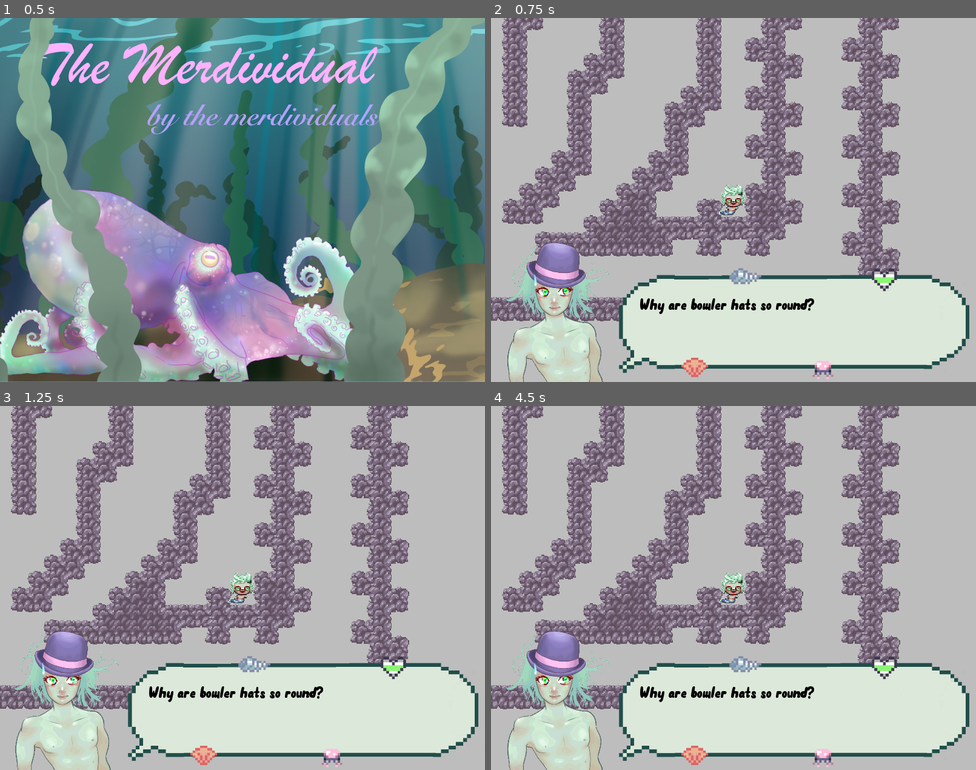
Above: before the commit, frames 1-4 (two rows, left to right).
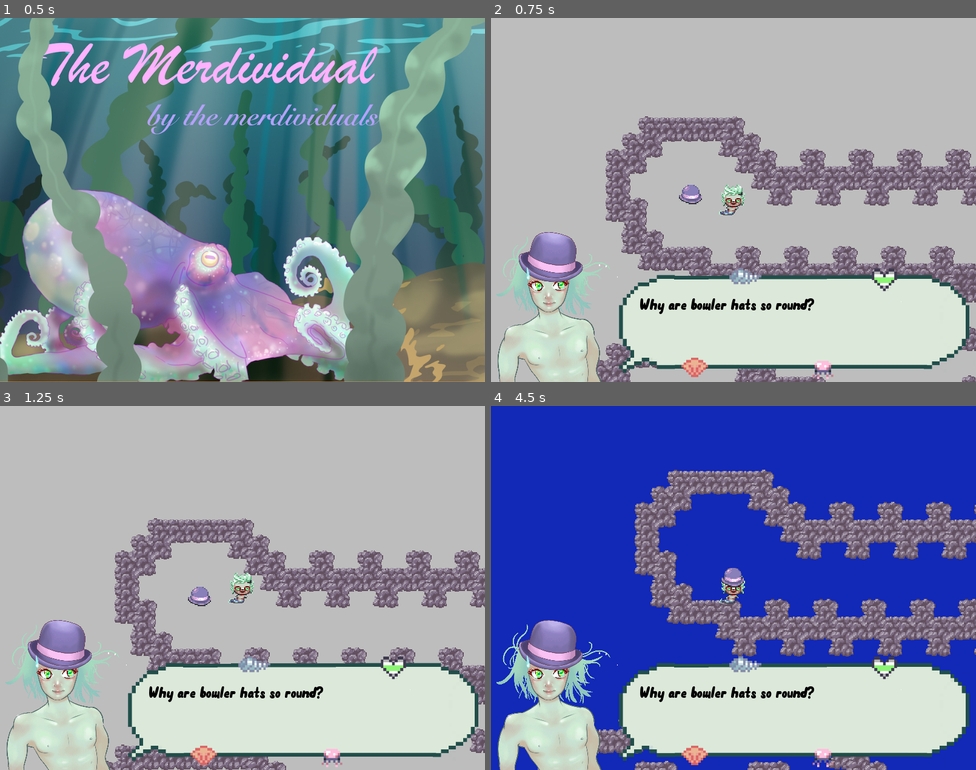
Above: after the commit, the same moments.

Repository: bristol-pride-game-jam/the-merdividuals
Game: Godot game, scene res://Start.tscn
The game is run twice, just before and just after one commit, with the same random seed, the same clock (stepped at 60 frames per second) and the same inputs.
Inputs:
- Up to frame 1 (0.5 s): no input
- Up to frame 2 (0.75 s): tap Enter at 0.5 s; hold Up (move_up) from 0.53 s (still down); tap Space (hat_off) at 0.6 s
- Up to frame 3 (1.25 s): keep holding Up (move_up)
- Up to frame 4 (4.5 s): tap Space (hat_off) at 1.35, 2.3, 2.85, 3.6 s; release Up (move_up) at 2.03 s; hold Down (move_bottom) 2.03-2.78 s; hold Left (move_left) 2.03-4.28 s; hold Right (move_right) from 4.28 s (still down); tap Down (move_bottom) at 4.35 s

Frame 1 is identical in both runs. In frame 2, 35% of the frame differs, in the area x 0-100%, y 0-100%; in frame 3, 34%; in frame 4, 76%.
Error after the commit: Parse Error: The function signature doesn't match the parent. Parent signature is: "void show()". (res://TextHUDBubbles.gd:12)

Commit message:
explosiodpfsdfds

Diff:
--- a/Area2D.gd
+++ b/Area2D.gd
@@ -10,8 +10,11 @@
 export var sprite:Texture setget set_sprite;
 export var character_sprite:Texture;
 export var removes:PoolStringArray;
+export var firstText:String;
+export var firstTexture:Texture;
 
 var dropped = false;
+var first = true;
 
 func set_sprite(value):
 	sprite = value
@@ -34,6 +37,10 @@
 	self.collision_mask = 0
 	$PickupSound.play(0)
 
+	if (first):
+		first = false;
+		get_node("/root/colworld/SpeachOverlay").show(firstText,firstTexture);
+
 
 func _on_Hat_body_exited(body):
 	if body is Player:
--- /dev/null
+++ b/TextHUDBubbles.gd
@@ -0,0 +1,27 @@
+tool
+extends CanvasLayer
+
+# Declare member variables here. Examples:
+# var a = 2
+# var b = "text"
+
+var active
+
+onready var player = get_node("/root/colworld/player");
+
+func show(text:String, texture:Texture):
+	$Node2D/BubbleText.text = text;
+	$Node2D/Sprite.texture = texture;
+	$Node2D.visible = true;
+	get_tree().paused = true
+
+
+# Called when the node enters the scene tree for the first time.
+func _ready():
+	$Node2D.visible = false;
+
+# Called every frame. 'delta' is the elapsed time since the previous frame.
+func _process(delta):
+	if Input.is_action_just_pressed("hat_off"):
+		$Node2D.visible = false;
+		get_tree().paused = false;
--- /dev/null
+++ b/TextHUDBubbles.tscn
@@ -0,0 +1,31 @@
+[gd_scene load_steps=5 format=2]
+
+[ext_resource path="res://TextHUDBubbles.gd" type="Script" id=1]
+[ext_resource path="res://bowler/bowler1.png" type="Texture" id=2]
+[ext_resource path="res://spech.png" type="Texture" id=3]
+[ext_resource path="res://Font.tres" type="DynamicFont" id=4]
+
+[node name="CanvasLayer" type="CanvasLayer"]
+script = ExtResource( 1 )
+
+[node name="Node2D" type="Node2D" parent="."]
+
+[node name="Sprite" type="Sprite" parent="Node2D"]
+position = Vector2( 131.27, 570.679 )
+scale = Vector2( 0.15873, 0.15873 )
+texture = ExtResource( 2 )
+
+[node name="Sprite2" type="Sprite" parent="Node2D"]
+position = Vector2( 600.492, 605.553 )
+scale = Vector2( 0.746984, 0.746984 )
+texture = ExtResource( 3 )
+
+[node name="BubbleText" type="RichTextLabel" parent="Node2D"]
+margin_left = 295.0
+margin_top = 547.0
+margin_right = 901.0
+margin_bottom = 656.0
+custom_fonts/normal_font = ExtResource( 4 )
+custom_colors/default_color = Color( 0, 0, 0, 1 )
+text = "Why are bowler hats so round?"
+scroll_active = false
--- a/colworld.gd
+++ b/colworld.gd
@@ -2,6 +2,7 @@
 
 var default_color = ColorN("gray")
 
+onready var bubble = $SpeachOverlay;
 
 # Controls the background colour for the level
 export var color:Color = default_color setget set_color
@@ -21,11 +22,6 @@
 	for x in wallName:
 		get_node(x).enabled = false;
 
-# Spacebar - resets current hats
-func _input(event):
-	if (event is InputEventKey and
-		event.pressed and
-		not event.echo and
-		event.scancode == KEY_SPACE):
-			clearWall()
-			set_color(default_color)
+func defaultWalls():
+	clearWall()
+	set_color(default_color)
--- a/colworld.tscn
+++ b/colworld.tscn
@@ -6,28 +6,31 @@
 [ext_resource path="res://CornerWalls.tres" type="TileSet" id=4]
 [ext_resource path="res://player.tscn" type="PackedScene" id=5]
 [ext_resource path="res://Hat.tscn" type="PackedScene" id=6]
-[ext_resource path="res://hat_cat_ears.png" type="Texture" id=7]
-[ext_resource path="res://merd_ears.png" type="Texture" id=8]
-[ext_resource path="res://merdividual_bowler_anim.png" type="Texture" id=9]
-[ext_resource path="res://spech.png" type="Texture" id=10]
-[ext_resource path="res://Font.tres" type="DynamicFont" id=11]
-[ext_resource path="res://Merdividual.wav" type="AudioStream" id=12]
+[ext_resource path="res://bowler/bowler1.png" type="Texture" id=7]
+[ext_resource path="res://bowler/bowler2.png" type="Texture" id=8]
+[ext_resource path="res://bowler/bowler3.png" type="Texture" id=9]
+[ext_resource path="res://bowler/bowler5.png" type="Texture" id=10]
+[ext_resource path="res://bowler/bowler6.png" type="Texture" id=11]
+[ext_resource path="res://hat_cat_ears.png" type="Texture" id=12]
+[ext_resource path="res://merd_ears.png" type="Texture" id=13]
+[ext_resource path="res://TextHUDBubbles.tscn" type="PackedScene" id=14]
+[ext_resource path="res://Merdividual.wav" type="AudioStream" id=15]
 
-[sub_resource type="Animation" id=1]
-resource_name = "New Anim"
-loop = true
-tracks/0/type = "value"
-tracks/0/path = NodePath(".:frame")
-tracks/0/interp = 1
-tracks/0/loop_wrap = true
-tracks/0/imported = false
-tracks/0/enabled = true
-tracks/0/keys = {
-"times": PoolRealArray( 0, 1 ),
-"transitions": PoolRealArray( 1, 1 ),
-"update": 0,
-"values": [ 0, 5 ]
-}
+[sub_resource type="AnimatedTexture" id=1]
+flags = 4
+frames = 6
+frame_0/texture = ExtResource( 7 )
+frame_0/delay_sec = 0.1
+frame_1/texture = ExtResource( 8 )
+frame_1/delay_sec = 0.1
+frame_2/texture = ExtResource( 9 )
+frame_2/delay_sec = 0.1
+frame_3/texture = ExtResource( 9 )
+frame_3/delay_sec = 0.1
+frame_4/texture = ExtResource( 10 )
+frame_4/delay_sec = 0.1
+frame_5/texture = ExtResource( 11 )
+frame_5/delay_sec = 0.1
 
 [node name="colworld" type="Node2D"]
 show_behind_parent = true
@@ -63,7 +66,8 @@
 }
 
 [node name="player" parent="." instance=ExtResource( 5 )]
-position = Vector2( 216, 180 )
+pause_mode = 1
+position = Vector2( 1.77948, -327.72 )
 
 [node name="Camera2D" type="Camera2D" parent="player"]
 rotating = true
@@ -78,45 +82,21 @@
 gravity_vec = Vector2( 0, 0 )
 color = Color( 0.0745098, 0.160784, 0.721569, 1 )
 removes = PoolStringArray( "MaleWalls" )
+firstText = ""
+firstTexture = SubResource( 1 )
 
 [node name="CatEars" parent="." instance=ExtResource( 6 )]
 position = Vector2( 76.8578, 631.719 )
 gravity_vec = Vector2( 0, 0 )
 color = Color( 0.870588, 0.282353, 0.87451, 1 )
-sprite = ExtResource( 7 )
-character_sprite = ExtResource( 8 )
+sprite = ExtResource( 12 )
+character_sprite = ExtResource( 13 )
+firstText = ""
 
-[node name="CanvasLayer" type="CanvasLayer" parent="."]
-
-[node name="Node2D" type="Node2D" parent="CanvasLayer"]
-
-[node name="Sprite" type="Sprite" parent="CanvasLayer/Node2D"]
-position = Vector2( 141.693, 579.369 )
-scale = Vector2( 0.490242, 0.490242 )
-texture = ExtResource( 9 )
-vframes = 2
-hframes = 3
-frame = 3
-
-[node name="AnimationPlayer" type="AnimationPlayer" parent="CanvasLayer/Node2D/Sprite"]
-autoplay = "New Anim"
-"anims/New Anim" = SubResource( 1 )
-
-[node name="Sprite2" type="Sprite" parent="CanvasLayer/Node2D"]
-position = Vector2( 600.492, 605.553 )
-scale = Vector2( 0.746984, 0.746984 )
-texture = ExtResource( 10 )
-
-[node name="RichTextLabel" type="RichTextLabel" parent="CanvasLayer/Node2D"]
-margin_left = 295.0
-margin_top = 547.0
-margin_right = 901.0
-margin_bottom = 656.0
-custom_fonts/normal_font = ExtResource( 11 )
-custom_colors/default_color = Color( 0, 0, 0, 1 )
-text = "Why are bowler hats so round?"
-scroll_active = false
+[node name="SpeachOverlay" parent="." instance=ExtResource( 14 )]
+pause_mode = 2
 
 [node name="AudioStreamPlayer" type="AudioStreamPlayer" parent="."]
-stream = ExtResource( 12 )
+pause_mode = 2
+stream = ExtResource( 15 )
 autoplay = true
--- a/player.gd
+++ b/player.gd
@@ -32,14 +32,13 @@
 		motion += Vector2(1, 0)
 
 	motion = motion.normalized() * MOTION_SPEED
-	move_and_slide(motion)
+	move_and_slide(motion);
 
 	if hat != null && Input.is_action_just_pressed("hat_off"):
-		get_parent().add_child(hat)
 		hat.position = position;
 		hat.visible = true
 		hat.collision_mask = 1
 		hat.dropped = true;
-		hat._ready();
 		hat=null;
 		set_sheet(origSheet)
+		get_parent().defaultWalls()
Binary file added: bowler/bowler1.png
Not shown, added: bowler/bowler1.png.import
Binary file added: bowler/bowler2.png
Not shown, added: bowler/bowler2.png.import
Binary file added: bowler/bowler3.png
Not shown, added: bowler/bowler3.png.import
Binary file added: bowler/bowler4.png
Not shown, added: bowler/bowler4.png.import
Binary file added: bowler/bowler5.png
Not shown, added: bowler/bowler5.png.import
Binary file added: bowler/bowler6.png
Not shown, added: bowler/bowler6.png.import
(and 25 more such lines)
